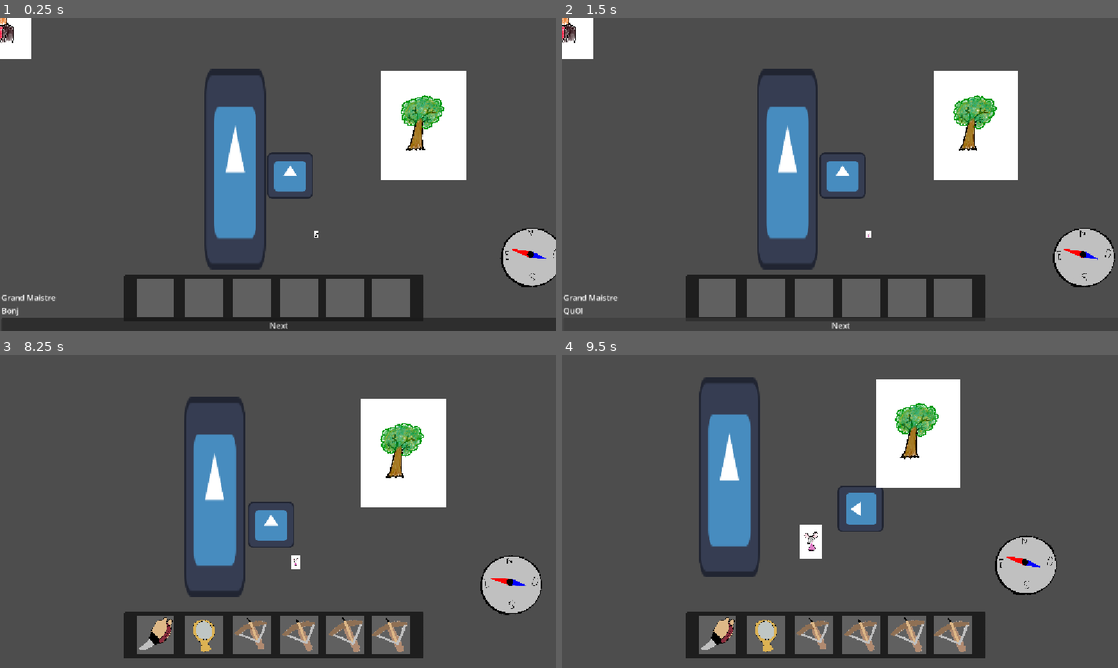
Above: before the commit, frames 1-4 (two rows, left to right).
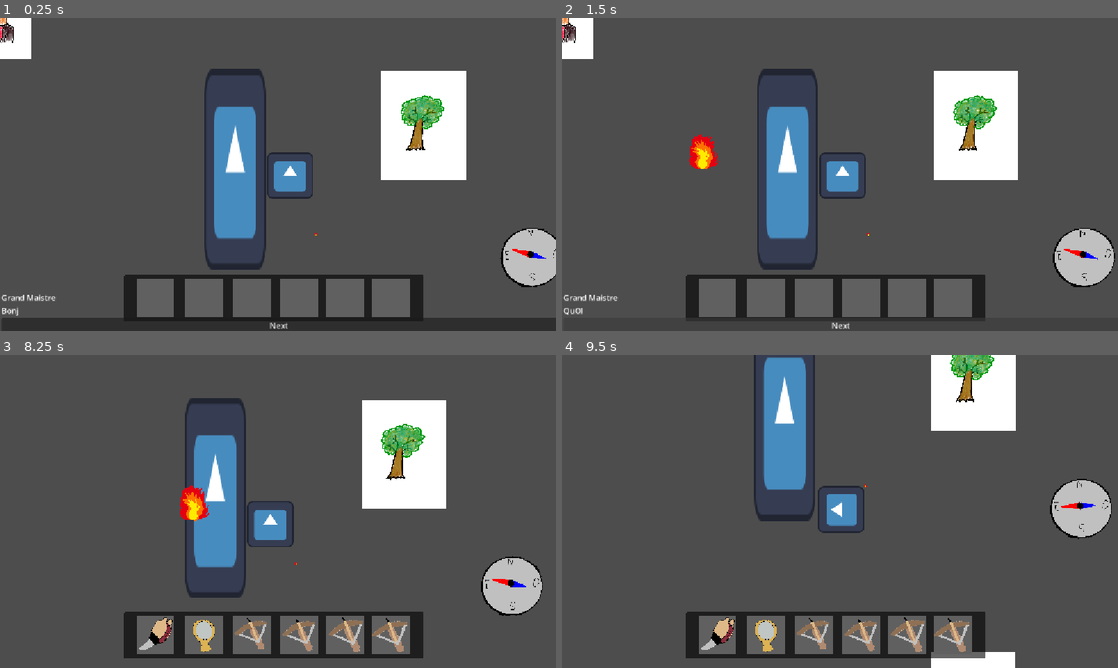
Above: after the commit, the same moments.

Repository: ygrecky/GameJam1
Game: Godot game, scene res://scenes/game_controller.tscn
The game is run twice, just before and just after one commit, with the same random seed, the same clock (stepped at 60 frames per second) and the same inputs. The engine's default icon, where the game draws it, is replaced by a stand-in: a white triangle on a blue panel in a dark square.
Inputs (mouse positions are in pixels of both pictures, inside the frame that each line leads up to):
- Up to frame 1 (0.25 s): no input
- Up to frame 2 (1.5 s): click "Next" at 0.5 s; click "Next" at 1.25 s
- Up to frame 3 (8.25 s): click (155, 633) at 2.02 s; click (205, 633) at 2.75 s; tap Enter at 3.5 s; hold Right (right) 3.53-4.28 s; hold 1 (Slot 1) 3.53-4.28 s; hold Down (down) 4.28-5.03 s; tap 2 (Slot 2) at 4.35 s; hold Right (right) 5.03-5.78 s; hold 3 (Slot 3) 5.03-5.78 s; hold Up (up) 5.78-6.53 s; tap 4 (Slot 4) at 5.85 s; hold 5 (Slot 5) 6.53-7.28 s; hold Left (left) 6.53-8.03 s; tap O (debug2) at 7.15 s; tap 6 (Slot 6) at 7.35 s; hold Down (down) from 8.03 s (still down); hold Space (action_1) from 8.03 s (still down)
- Up to frame 4 (9.5 s): release Down (down) at 8.78 s; release Space (action_1) at 8.78 s; hold Right (right) from 8.78 s (still down); tap 1 (Slot 1) at 8.85 s

The runs differ from the first frame. In frame 1, less than 0.1% of the frame differs, in the area x 56-58%, y 68-71%; in frame 2, 0.5%; in frame 3, 2.4%; in frame 4, 21%, in the area x 24-99%, y 0-100%.

Commit message:
Fleche de l'arbalette

Diff:
--- a/scenes/feu.tscn
+++ b/scenes/feu.tscn
@@ -1,18 +1,20 @@
 [gd_scene format=3 uid="uid://cspr5mvrkw23x"]
 
 [ext_resource type="Script" uid="uid://ggw0r8l57rxc" path="res://scripts/feu.gd" id="1_kp38y"]
-[ext_resource type="Texture2D" uid="uid://07ysdp47nkf0" path="res://assets/souris.jpg" id="2_kp38y"]
+[ext_resource type="Texture2D" uid="uid://khwiorw0qs5i" path="res://assets/flamme.png" id="2_kp38y"]
 
 [sub_resource type="RectangleShape2D" id="RectangleShape2D_u081y"]
-size = Vector2(126, 125)
+size = Vector2(68, 90)
 
 [node name="Feu" type="StaticBody2D" unique_id=1264664788]
 script = ExtResource("1_kp38y")
+scale_speed = 2.0
+max_scale = 1.0
 
 [node name="Sprite2D" type="Sprite2D" parent="." unique_id=1270497746]
-position = Vector2(6, -6.9999847)
 scale = Vector2(0.052217755, 0.0570838)
 texture = ExtResource("2_kp38y")
 
 [node name="CollisionShape2D" type="CollisionShape2D" parent="." unique_id=164516229]
+position = Vector2(5, -10)
 shape = SubResource("RectangleShape2D_u081y")
--- /dev/null
+++ b/scenes/flèche.tscn
@@ -0,0 +1,21 @@
+[gd_scene format=3 uid="uid://dcgjlvmvxyi47"]
+
+[ext_resource type="Script" uid="uid://dpkyssbpb3vmn" path="res://scripts/flèche.gd" id="1_0ouyg"]
+[ext_resource type="Texture2D" uid="uid://khwiorw0qs5i" path="res://assets/flamme.png" id="1_xcas5"]
+
+[sub_resource type="RectangleShape2D" id="RectangleShape2D_u081y"]
+size = Vector2(85, 100)
+
+[node name="Flèche" type="CharacterBody2D" unique_id=1745330232 node_paths=PackedStringArray("hurt_box")]
+script = ExtResource("1_0ouyg")
+hurt_box = NodePath("Area2D")
+
+[node name="Sprite2D" type="Sprite2D" parent="." unique_id=925283809]
+scale = Vector2(0.065, 0.065)
+texture = ExtResource("1_xcas5")
+
+[node name="Area2D" type="Area2D" parent="." unique_id=241511895]
+
+[node name="CollisionShape2D" type="CollisionShape2D" parent="Area2D" unique_id=1267930767]
+position = Vector2(4.5, -12)
+shape = SubResource("RectangleShape2D_u081y")
--- a/scenes/game.tscn
+++ b/scenes/game.tscn
@@ -8,6 +8,7 @@
 [ext_resource type="PackedScene" uid="uid://b6dposcgekuv2" path="res://scenes/ravin.tscn" id="7_u5sy4"]
 [ext_resource type="PackedScene" uid="uid://c85teiosuenrx" path="res://scenes/pnj.tscn" id="8_0tnpc"]
 [ext_resource type="PackedScene" uid="uid://cbrakomq1kfn3" path="res://scenes/tp_zone.tscn" id="8_gee14"]
+[ext_resource type="PackedScene" uid="uid://dcgjlvmvxyi47" path="res://scenes/flèche.tscn" id="9_0tnpc"]
 
 [node name="Game" type="Node2D" unique_id=439829170]
 
@@ -26,7 +27,7 @@
 position = Vector2(36, -2)
 
 [node name="pnj" parent="." unique_id=281381040 instance=ExtResource("8_0tnpc")]
-position = Vector2(-359.99994, -214)
+position = Vector2(-533, -332)
 scale = Vector2(7, 7)
 
 [node name="Bousole" parent="." unique_id=538919682 instance=ExtResource("7_gee14")]
@@ -40,3 +41,6 @@
 
 [node name="Bloc magnétique2" parent="." unique_id=1188949750 instance=ExtResource("5_iywne")]
 position = Vector2(544, 786)
+
+[node name="Flèche" parent="." unique_id=1745330232 instance=ExtResource("9_0tnpc")]
+position = Vector2(-952, -38)
--- a/scenes/player.tscn
+++ b/scenes/player.tscn
@@ -15,13 +15,15 @@
 [sub_resource type="RectangleShape2D" id="RectangleShape2D_swyl7"]
 size = Vector2(116, 115)
 
-[node name="Player" type="CharacterBody2D" unique_id=310191065 node_paths=PackedStringArray("long_action_zone", "short_action_zone", "collision_", "collision_shape2d")]
+[node name="Player" type="CharacterBody2D" unique_id=310191065 node_paths=PackedStringArray("long_action_zone", "short_action_zone", "collision_", "collision_shape2d", "sprite")]
 position = Vector2(91, 83)
 script = ExtResource("1_3vyb7")
 long_action_zone = NodePath("long_action_zone")
 short_action_zone = NodePath("short_action_zone")
 collision_ = NodePath("Area2D")
 collision_shape2d = NodePath("CollisionShape2D")
+sprite = NodePath("Sprite2D")
+fleche_delay = 1.0
 aimant_acceleration = 70.0
 
 [node name="Sprite2D" type="Sprite2D" parent="." unique_id=240565828]
--- /dev/null
+++ b/scripts/flèche.gd
@@ -0,0 +1,24 @@
+extends CharacterBody2D
+class_name Fleche
+var direction_x =1
+var direction_y = 0
+var speed = 500
+
+@export var hurt_box : Area2D
+
+
+# Called when the node enters the scene tree for the first time.
+func _ready() -> void:
+	pass # Replace with function body.
+
+
+# Called every frame. 'delta' is the elapsed time since the previous frame.
+func _physics_process(delta) -> void:
+	velocity = delta*speed*Vector2(direction_x,direction_y)*60
+	for elt in hurt_box.get_overlapping_bodies():
+		if(not(elt is Ravin)):
+			print("flèche a touché")
+			print(elt)
+			queue_free()
+	move_and_slide()
+	pass
--- a/scripts/player.gd
+++ b/scripts/player.gd
@@ -5,12 +5,15 @@
 @export var short_action_zone : Area2D
 @export var collision_ : Area2D
 @export var collision_shape2d : CollisionShape2D
+@export var sprite : Sprite2D
 
 var facing_x = 0
 var facing_y = -1
 var action_pressed = false
 var action_just_pressed = false
 var aimant_activé = false
+@export var fleche_delay: float
+var fleche_ready = true
 
 var inTransition = false
 
@@ -21,7 +24,7 @@
 
 func _ready():
 	Global.player = self
-func get_input():
+func get_input(delta):
 	var direction_x = 0
 	var direction_y = 0
 	action_just_pressed = Input.is_action_just_pressed("action_1")
@@ -30,6 +33,17 @@
 	else:
 		action_pressed = false
 		aimant_activé = false
+
+	if(action_just_pressed and fleche_ready):
+		var fleche = load("res://scenes/flèche.tscn").instantiate()
+		fleche_ready = false
+		fleche.position = position + facing_x*sprite.get_rect().size.x*Vector2(1,0) + facing_y*sprite.get_rect().size.y*Vector2(0,1)
+		fleche.direction_x =facing_x
+		fleche.direction_y = facing_y
+		get_parent().add_child(fleche)
+		await get_tree().create_timer(fleche_delay).timeout
+		(func(): fleche_ready = true).call_deferred()
+
 
 	if Input.is_action_pressed("left"):
 		direction_x = -1
@@ -67,7 +81,7 @@
 		Global.player.inTransition = true
 		Global.game_controller.change_2d_scene("res://scenes/game.tscn",false,true)
 	if(not(aimant_activé)):
-		velocity = Vector2(direction_x, direction_y) * speed
+		velocity = Vector2(direction_x, direction_y) * speed*delta*60
 
 func _process(delta: float) -> void:
 	pass
@@ -94,5 +108,5 @@
 				Global.game_controller.change_2d_scene(elt.get_parent().destination_path,false,true)
 
 
-		get_input()
+		get_input(delta)
 		move_and_slide()
Not shown, added: assets/flamme.png.import
Not shown, added: scripts/flèche.gd.uid
